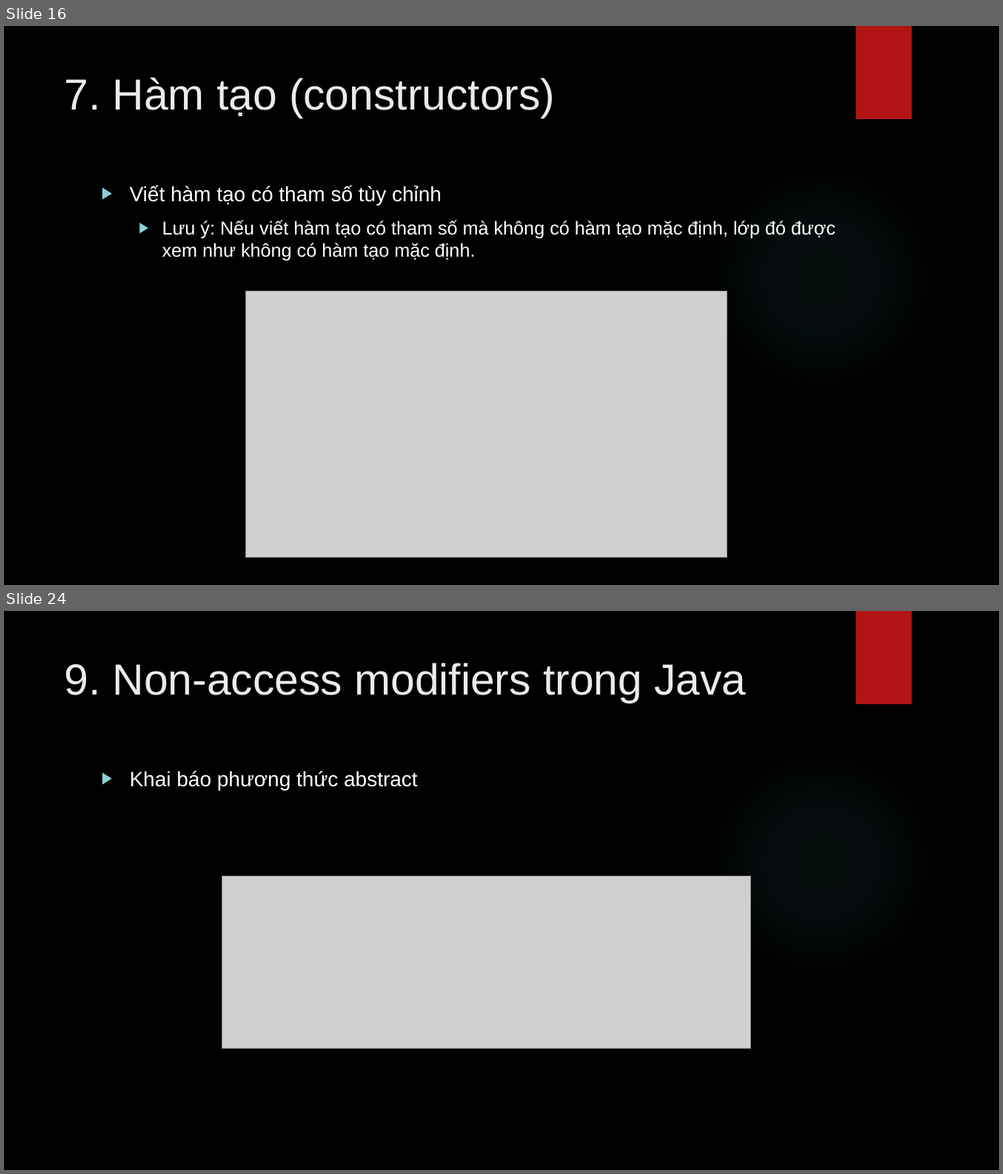
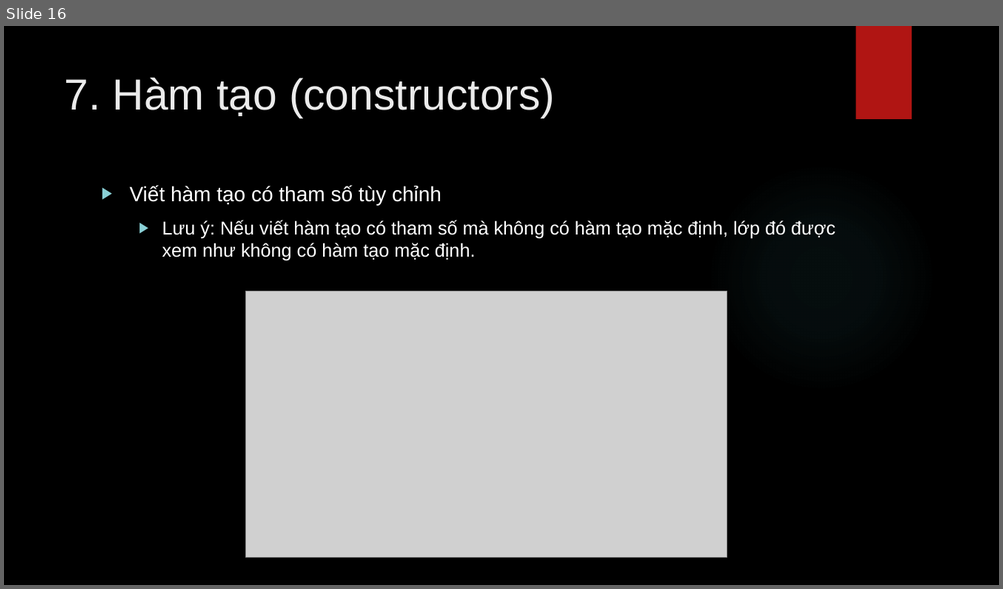
Before and after one commit to lequochai26/GDUTraining_Basic_Java_Web_Development, a slide deck: Slides/Day_5_1.pptx. Shown one above the other, each under a label of ours: slides 16 and 24 before the commit, slide 16 after it; the slides between them are not shown. The pictures are 1003x1174 and 1003x589 pixels, drawn with LibreOffice and Linux fonts; fonts in the diff are those of the drawing; grey boxes stand for pictures; background and template pictures are left out. Boxes give left, top, right and bottom in pixels: in the first picture for what was removed or moved away, otherwise in the second. Text is boxed around its words. In the diff, an @@ line names an element or a change of style, - is before the commit and + after.

```diff
--- a/Slides/Day_5_1.pptx
+++ b/Slides/Day_5_1.pptx
@@ slide 24 removed at (4,611,999,1170), background picture (left out); not listed: 2 template elements that a slide beside it also shows @@
@@ title removed at (64,663,745,703) @@
-9. Non-access modifiers trong Java
@@ text removed at (130,771,418,790) @@
-▶ Khai báo phương thức abstract
@@ picture removed at (222,877,751,1049) @@
```
Also in this commit, not shown: 10 other slides removed.
